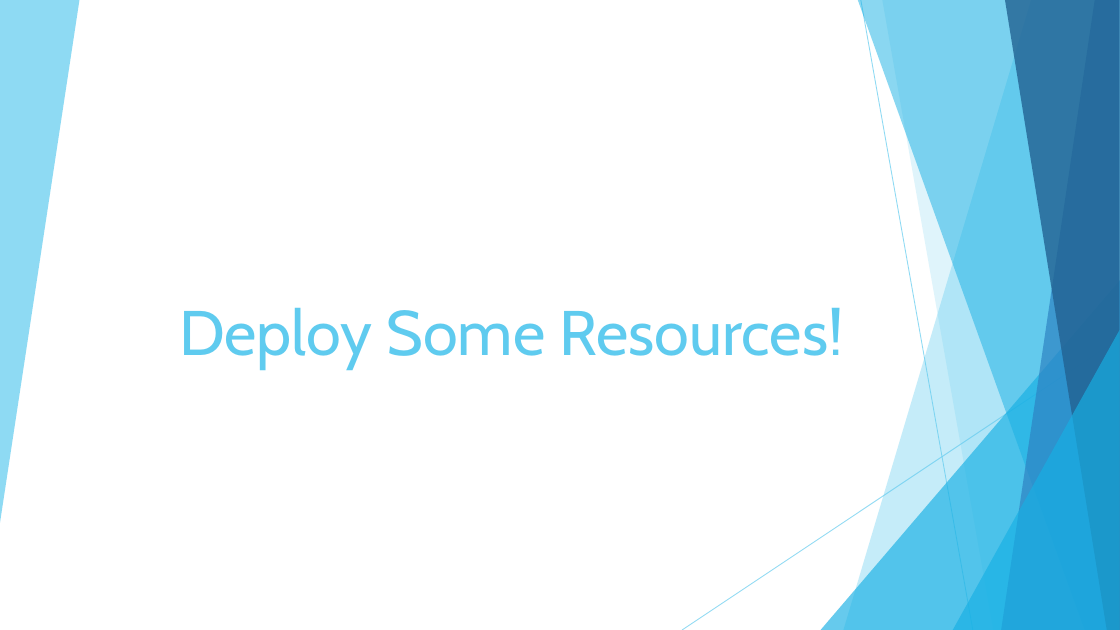
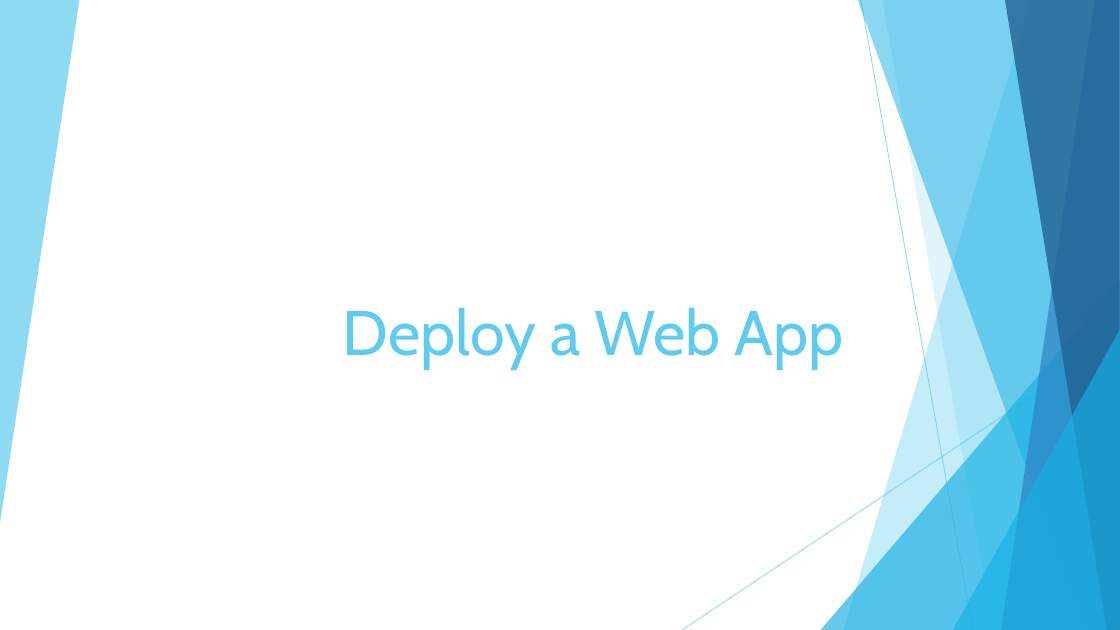
Before and after one commit to timothywarner/webapp, a slide deck: slide 15 of warner-azure-webapp-pod.pptx (slide 14 before the commit). Drawn at 1120x630 pixels with LibreOffice and Linux fonts; fonts in the diff are those of the drawing; background and template pictures are left out. Boxes give left, top, right and bottom in pixels: in the first picture for what was removed or moved away, otherwise in the second. Text is boxed around its words. In the diff, an @@ line names an element or a change of style, - is before the commit and + after.

```diff
--- a/warner-azure-webapp-pod.pptx
+++ b/warner-azure-webapp-pod.pptx
@@ title at (343, 308, 844, 369): text changed @@
-Deploy Some Resources!
+Deploy a Web App
```
Also in this commit, not shown: 8 other slides changed, 2 slides added, 10 slides removed, 1 other file.
